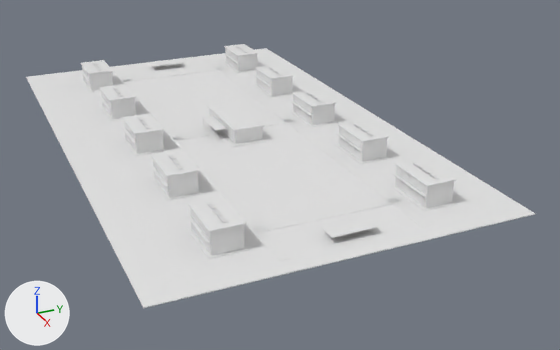
Two versions of the FBX model Assets/Assets/Models/Site/StaffHousing.fbx, one commit apart.
Before and after are seen from a camera (50 mm lens) standing at (242.0, -88.0, 100.0) and looking at (15.0, 14.0, -13.0). The axes (+X, +Y, +Z) are drawn at lower left. The lights are the same throughout. The picture after the commit comes second. Where no turn or scale is listed for an object, it has been applied to the vertices.

Objects in the first picture: 'StaffHousing'.
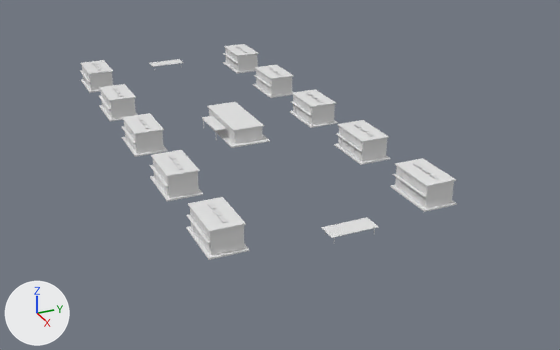
Changed parts and their boxes [x1, y1, x2, y2] in the pictures (560 x 350 px):
```json
{"object": "StaffHousing", "change": "reshaped", "before": [26, 44, 535, 308], "after": [80, 44, 457, 260], "on screen": "26% narrower, 18% shorter"}
{"part": 1, "of": "me_staffhousing", "change": "deleted", "before": [26, 48, 535, 308]}
```

Scene script edits in JSON lines:
```json
{"block": "me_staffhousing", "where": "# used by ob_staffhousing; location = (0.0, 0.0, 0.0)"}
{"op": "remove", "block": "me_staffhousing", "code": "me_staffhousing.from_pydata(...)  # 3456 vertices, 2560 faces; spans x -95.0..95.0, y -56.0..56.0, z 0.0..8.0"}
{"op": "add", "block": "me_staffhousing", "code": "me_staffhousing.from_pydata(...)  # 3408 vertices, 2525 faces; spans x -87.0..87.0, y -36.0..40.0, z 0.0..8.0"}
{"block": "me_staffhousing", "change": "me_staffhousing part 1: 6 loose pieces with 48 vertices, spanning x -95.0..95.0, y -56.0..56.0, z 0.0, are deleted"}
```
